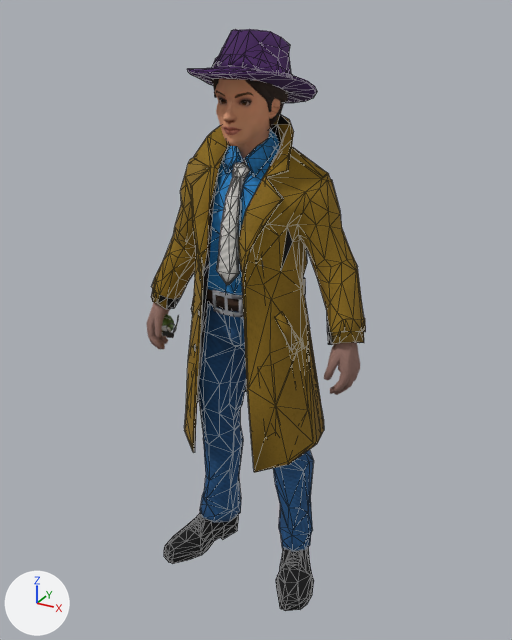
The Blender file ASSETS/MODELS/fit/SEQ_throw_overhand_FEMALE_follow.blend as it was, and as the next commit left it.
Before and after are seen from a 50 mm lens placed at (0.559, -0.979, 1.022), pointed at (0.022, -0.003, 0.534). The axes (+X, +Y, +Z) are drawn at lower left. The lights are the same throughout. The picture after the commit comes second. Both versions are drawn at full value of the shape key 'ThrowFix_f15' of 'Outfit_Coat'; the numbers are the values there. Mesh edges are drawn as thin lines on the coarser meshes.

In view in the first picture: 'Body_Hair_Hat', 'Body_Hands', 'Body_Head', 'Outfit_Coat', 'Outfit_Hat', 'Outfit_Shirt_Coated', 'Outfit_Shoes', 'Outfit_Tie', 'Outfit_Trousers_Coated' and 3 more.
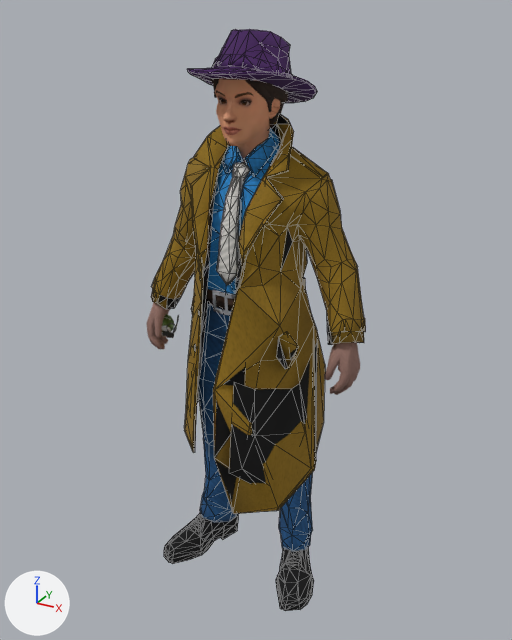
Boxes [x1, y1, x2, y2] around the edits, measured in the pictures (512 x 640 px; the box of a moved part takes in the faces that stretch with it):
```json
{"object": "Outfit_Coat", "change": "reshaped", "before": [151, 114, 366, 472], "after": [151, 114, 366, 514], "on screen": "12% taller"}
{"part": 1, "of": "me_outfit_coat", "change": "moved or reshaped", "before": [238, 202, 324, 472], "after": [213, 202, 325, 514]}
```

Edits to the scene script, one JSON object a line:
```json
{"block": "me_outfit_coat", "where": "# used by ob_outfit_coat; location = (0.0, 0.0, 0.0)"}
{"op": "remove", "block": "me_outfit_coat", "code": "me_outfit_coat.from_pydata(...)  # 1361 vertices, 1014 faces; spans x -0.209..0.209, y -0.084..0.126, z 0.284..0.867"}
{"op": "add", "block": "me_outfit_coat", "code": "me_outfit_coat.from_pydata(...)  # 1361 vertices, 1014 faces; spans x -0.209..0.209, y -0.207..0.139, z 0.263..0.867"}
{"block": "me_outfit_coat", "change": "me_outfit_coat part 1: 173 of 1361 vertices moved; they spanned x 0.027..0.135, y -0.084..0.068, z 0.284..0.689 and now span x 0.032..0.153, y -0.207..0.071, z 0.263..0.695; mean shift (0.012, -0.045, -0.008); largest move (0.076, -0.067, 0.351) -> (0.086, -0.204, 0.368)"}
{"block": "me_outfit_coat", "change": "other edits to the shape of me_outfit_coat do not show in these pictures"}
```
